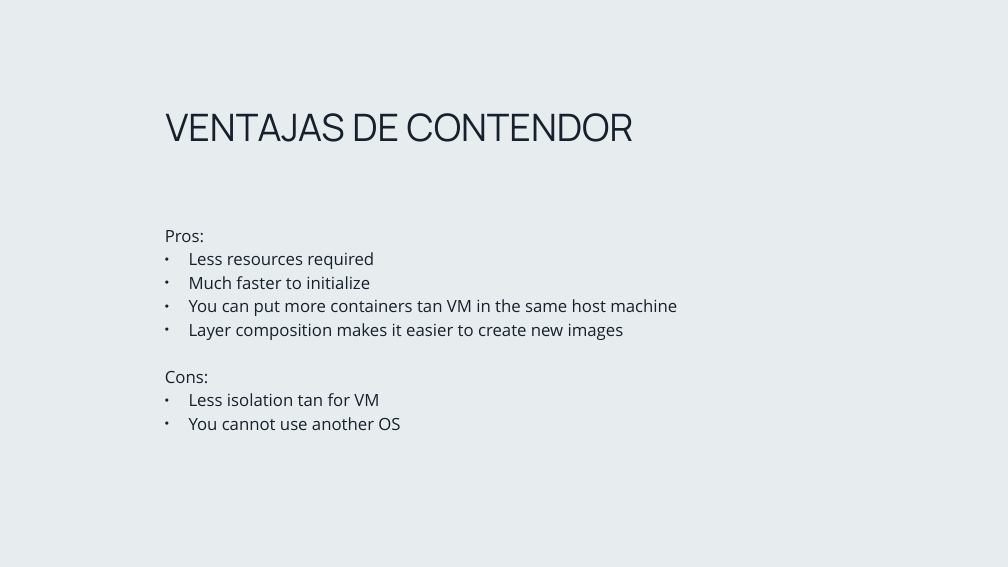
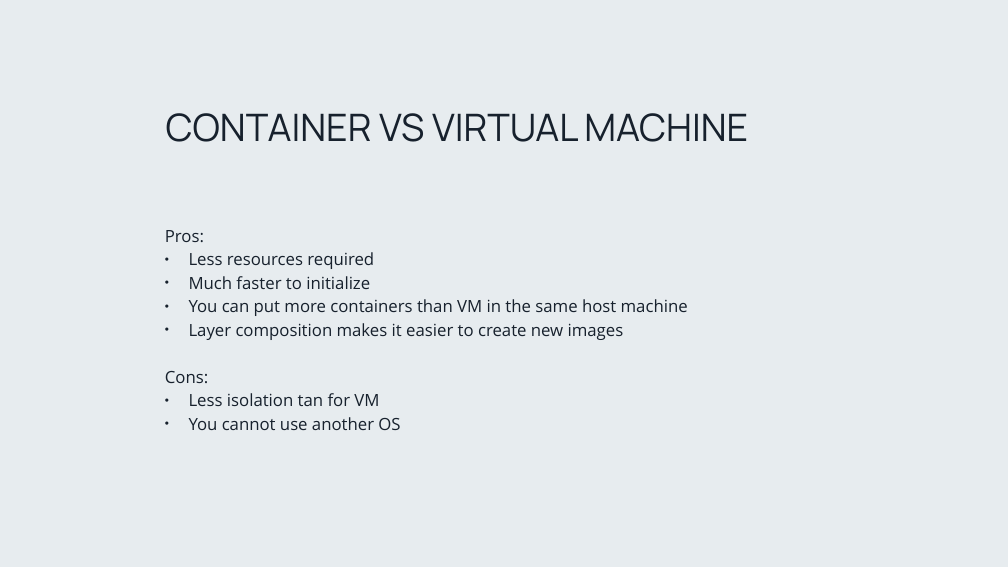
Before and after one commit to PlainConcepts/NetCore-Docker-Workshop, a slide deck: slide 19 of Docu/Microservices_day_1.pptx (slide 20 before the commit). Drawn at 1008x567 pixels with LibreOffice and Linux fonts; fonts in the diff are those of the drawing; background and template pictures are left out. Boxes give left, top, right and bottom in pixels: in the first picture for what was removed or moved away, otherwise in the second. Text is boxed around its words. In the diff, an @@ line names an element or a change of style, - is before the commit and + after.

```diff
--- a/Docu/Microservices_day_1.pptx
+++ b/Docu/Microservices_day_1.pptx
@@ title at box(166, 113, 748, 142): text changed @@
-VENTAJAS DE CONTENDOR
+CONTAINER VS VIRTUAL MACHINE
@@ text at box(189, 299, 688, 316): text changed @@
-• You can put more containers tan VM in the same host machine
+• You can put more containers than VM in the same host machine
```
Also in this commit, not shown: 3 other slides changed, 1 slide added, 1 slide removed, 1 other file.
